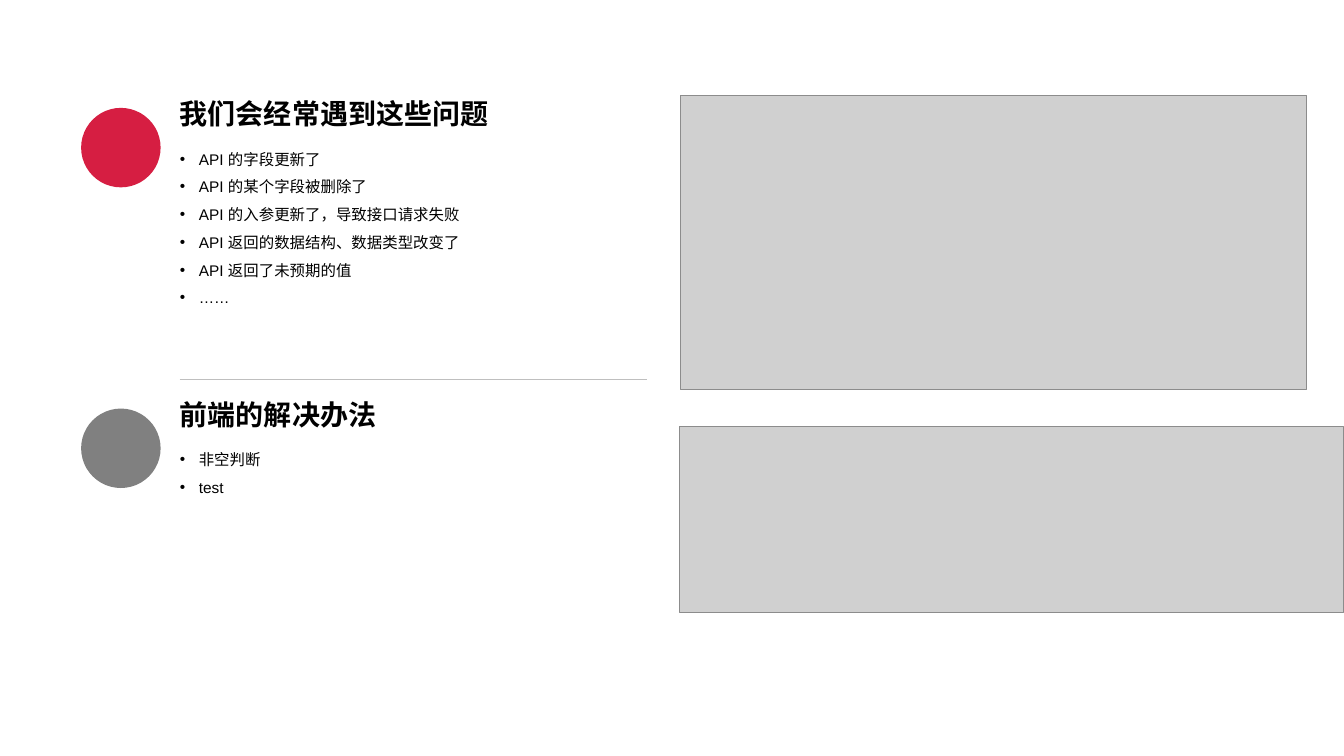
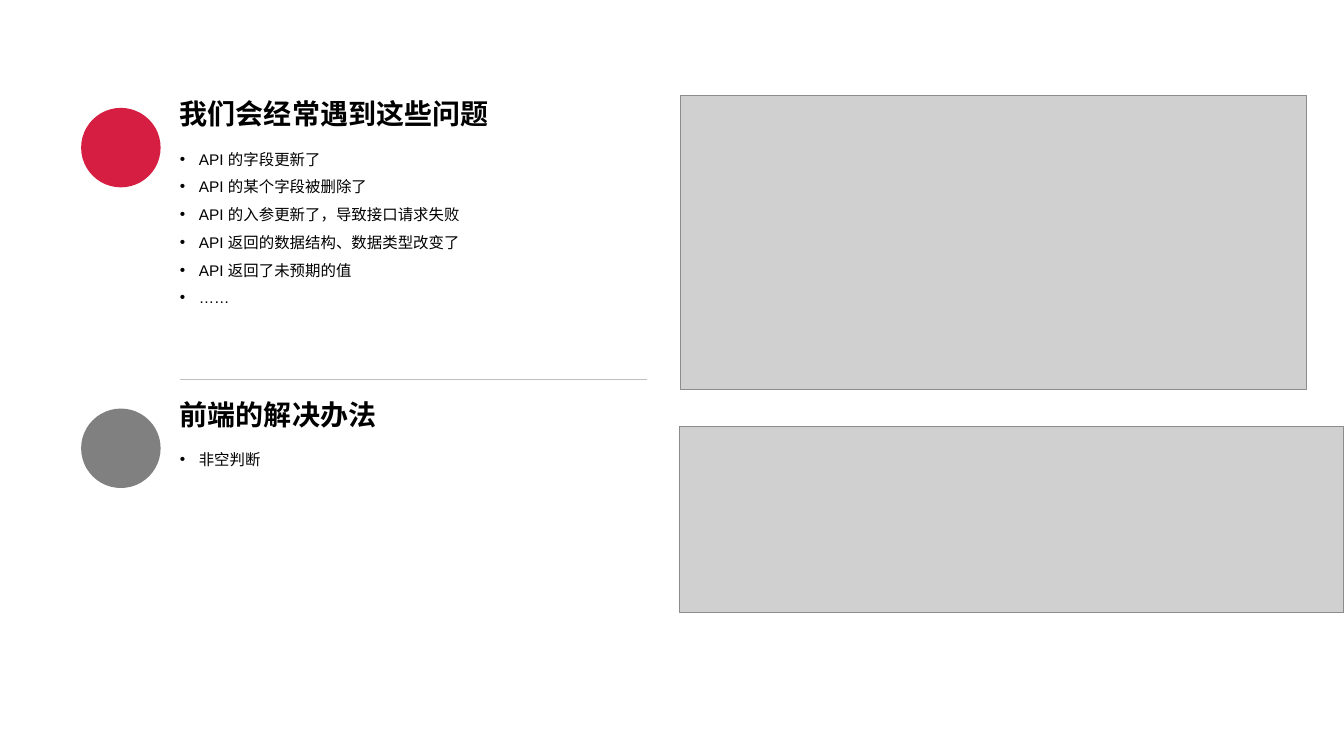
Before and after one commit to zyhahaha/note, a slide deck: slide 3 of share/草稿/分享.pptx. Drawn at 1344x756 pixels with LibreOffice and Linux fonts; fonts in the diff are those of the drawing; grey boxes stand for pictures. Boxes give left, top, right and bottom in pixels: in the first picture for what was removed or moved away, otherwise in the second. Text is boxed around its words. In the diff, an @@ line names an element or a change of style, - is before the commit and + after.

```diff
--- a/share/草稿/分享.pptx
+++ b/share/草稿/分享.pptx
@@ text at (199,483,224,493): paragraph removed @@
-• test
```
Also in this commit, not shown: 3 other slides changed, 2 slides added, 1 slide removed, 5 other files.
